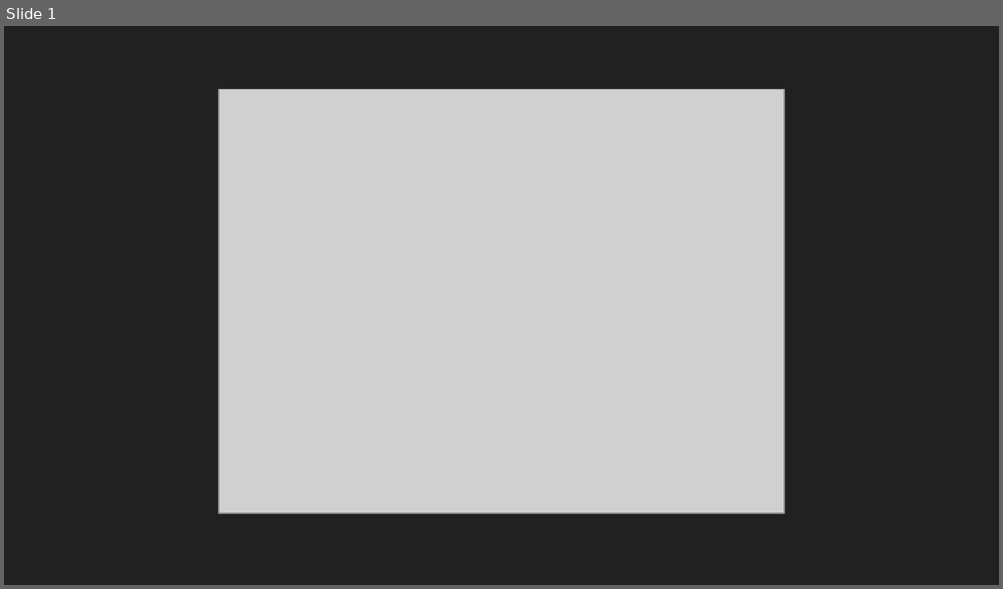
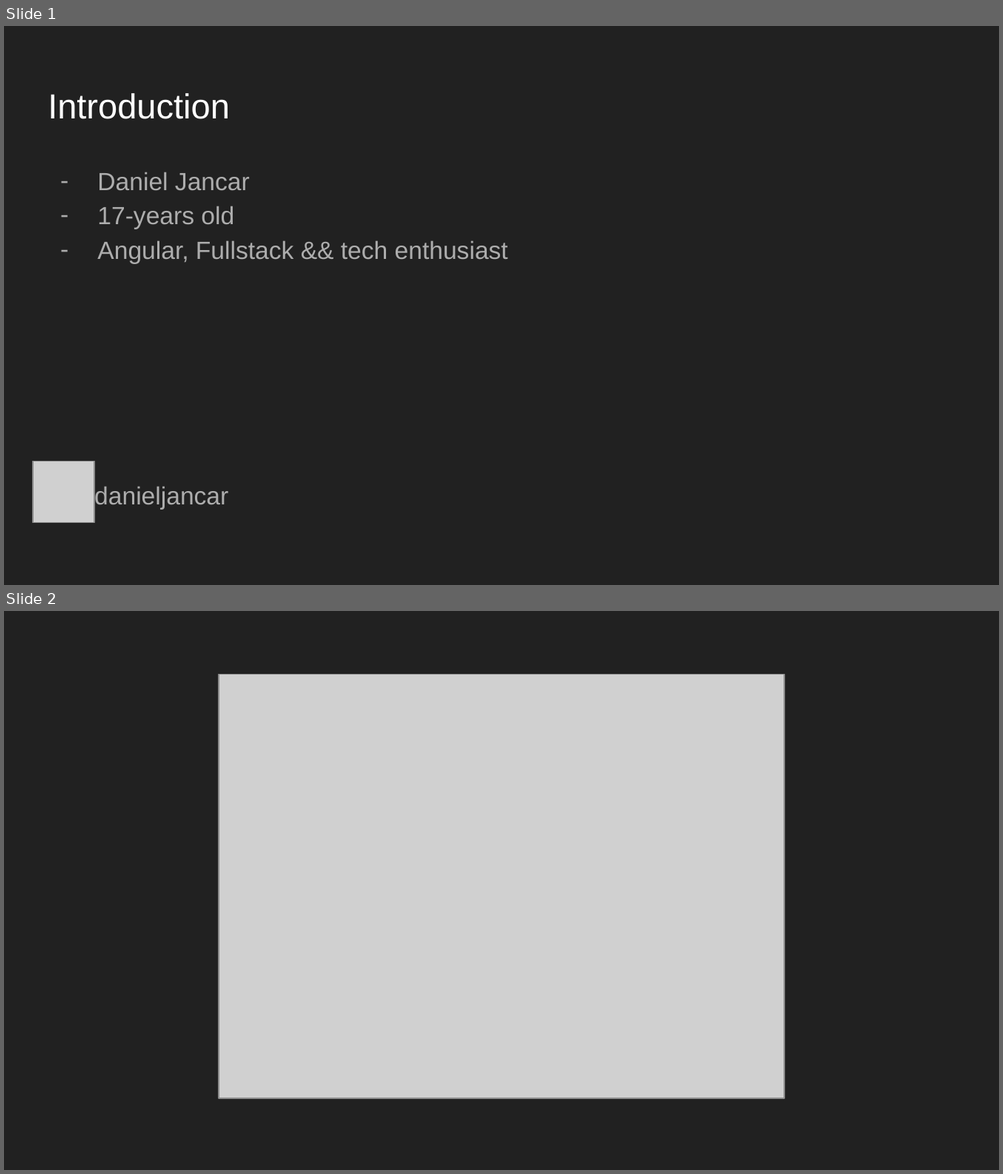
Before and after one commit to danieljancar/husky-demo, a slide deck: static/Husky Techtalk.pptx. Shown one above the other, each under a label of ours: slide 1 before the commit, slides 1 and 2 after it. The pictures are 1003x589 and 1003x1174 pixels, drawn with LibreOffice and Linux fonts; fonts in the diff are those of the drawing; grey boxes stand for pictures. Boxes give left, top, right and bottom in pixels: in the first picture for what was removed or moved away, otherwise in the second. Text is boxed around its words. In the diff, an @@ line names an element or a change of style, - is before the commit and + after.

```diff
--- a/static/Husky Techtalk.pptx
+++ b/static/Husky Techtalk.pptx
@@ slide 1 added at <box>4,26,999,585</box>, background #212121 @@
@@ title added at <box>48,93,230,119</box>, 25.2 pt, text #FFFFFF @@
+Introduction
@@ text added at <box>97,172,508,264</box>, 18 pt, text #ADADAD @@
+– Daniel Jancar
+– 17-years old
+– Angular, Fullstack && tech enthusiast
@@ picture added at <box>33,462,94,523</box> @@
@@ text added at <box>94,485,228,509</box>, 18 pt, text #ADADAD @@
+danieljancar
@@ what was slide 1 is now slide 2 @@
```
Also in this commit, not shown: 1 slide changed, 1 other file.
